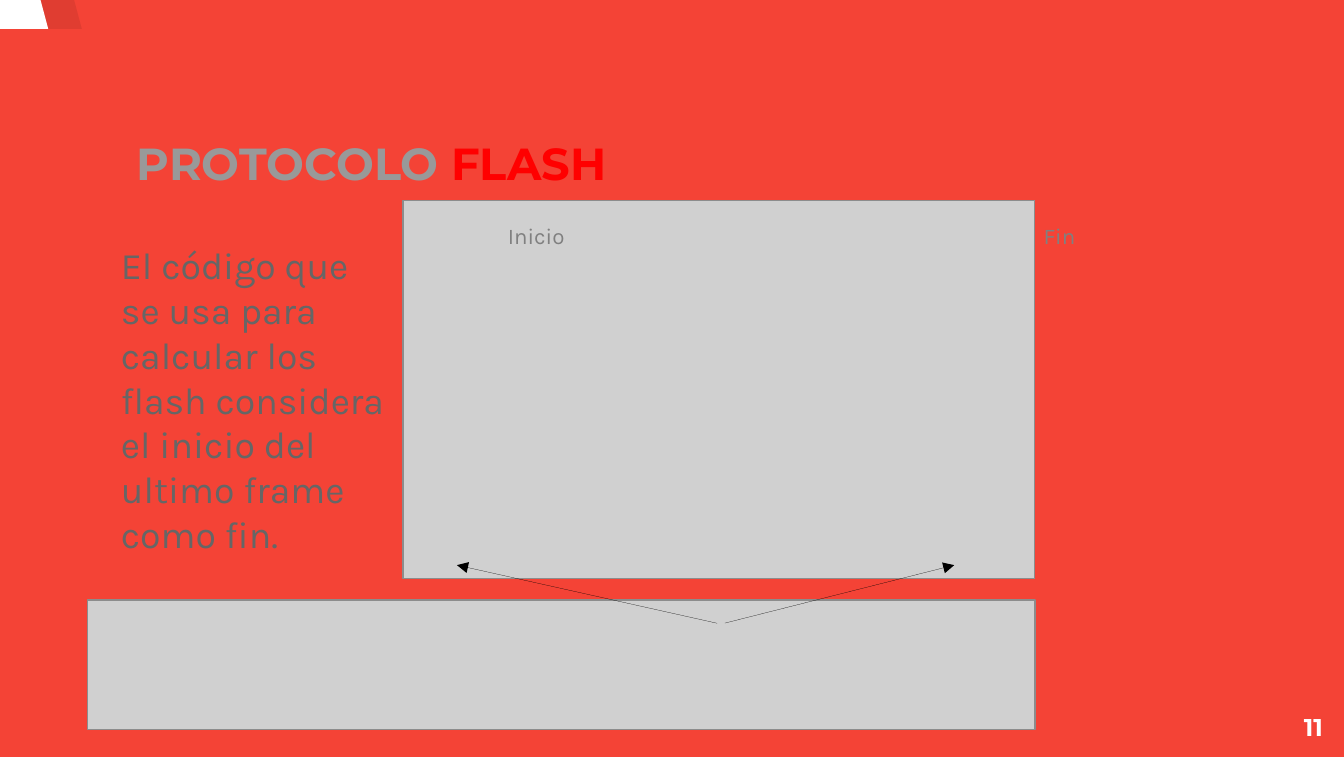
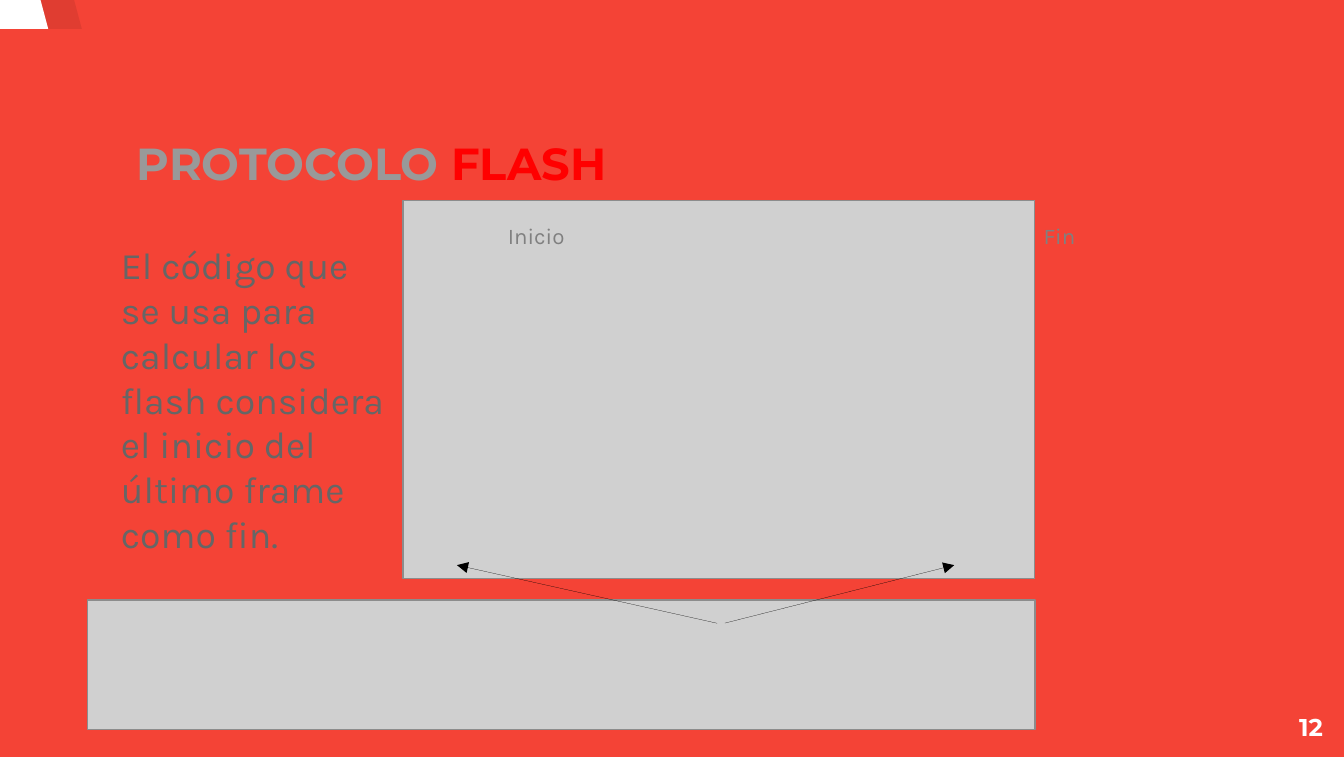
Before and after one commit to creyesp/MEA-analysis, a slide deck: slide 12 of doc/presentacion.odp (slide 11 before the commit). Drawn at 1344x757 pixels with LibreOffice and Linux fonts; fonts in the diff are those of the drawing; grey boxes stand for pictures. Boxes give left, top, right and bottom in pixels: in the first picture for what was removed or moved away, otherwise in the second. Text is boxed around its words. In the diff, an @@ line names an element or a change of style, - is before the commit and + after.

```diff
--- a/doc/presentacion.odp
+++ b/doc/presentacion.odp
@@ subtitle at (121,250,384,549): text changed @@
-El código que se usa para calcular los flash considera el inicio del ultimo frame como fin.
+El código que se usa para calcular los flash considera el inicio del último frame como fin.
@@ page number at (1299,718,1323,736): text changed @@
-11
+12
```
Also in this commit, not shown: 14 other slides changed, 2 slides added, 1 slide removed.
